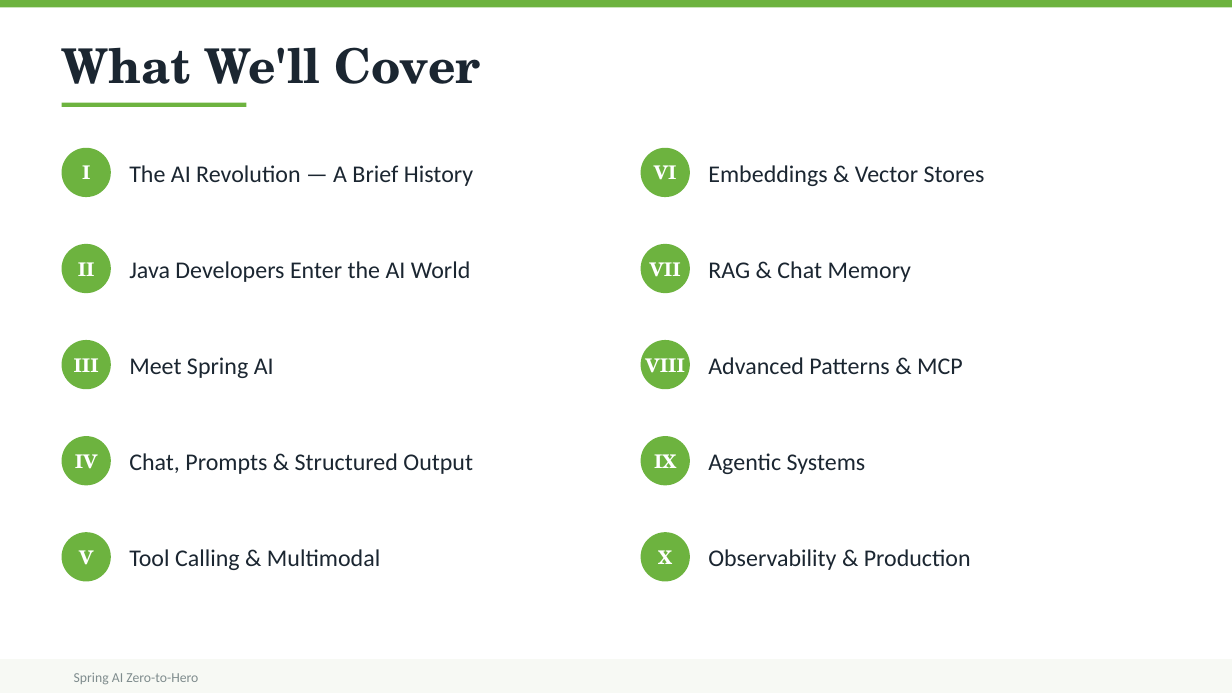
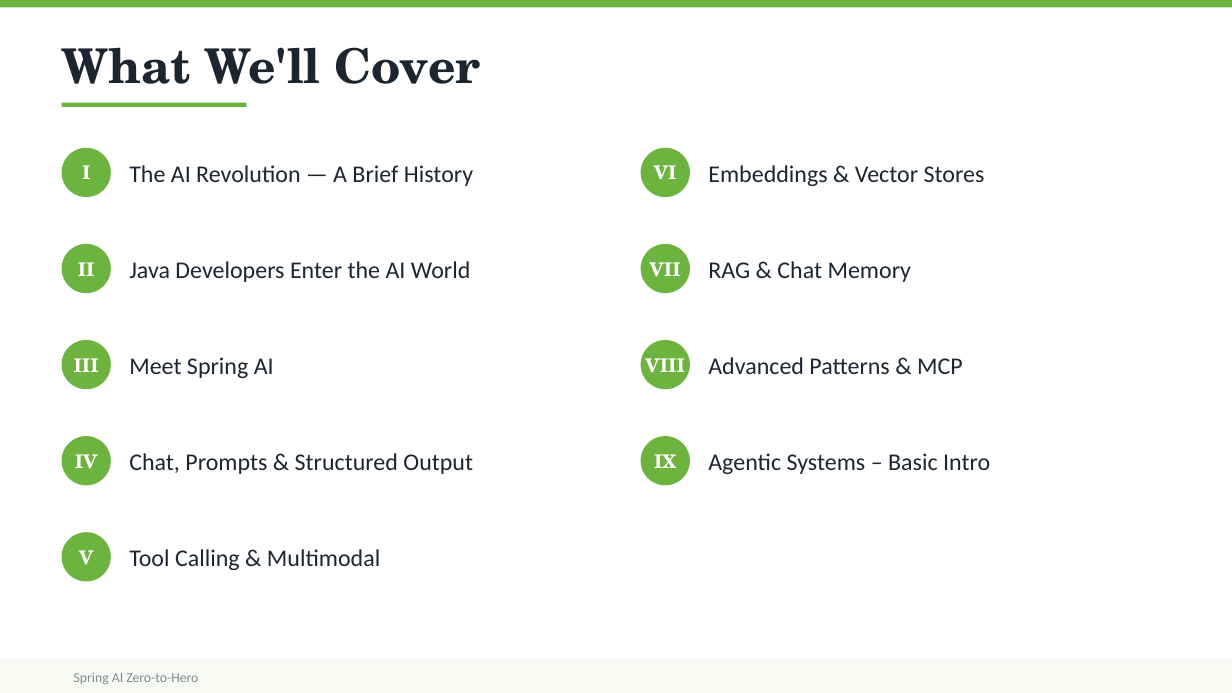
Before and after one commit to dcaron/spring-ai-zero-to-hero2, a slide deck: slide 2 of ai-content/spring-ai-workshop.pptx. Drawn at 1232x693 pixels with LibreOffice and Linux fonts; fonts in the diff are those of the drawing. Boxes give left, top, right and bottom in pixels: in the first picture for what was removed or moved away, otherwise in the second. Text is boxed around its words. In the diff, an @@ line names an element or a change of style, - is before the commit and + after.

```diff
--- a/ai-content/spring-ai-workshop.pptx
+++ b/ai-content/spring-ai-workshop.pptx
@@ text at (x1=708, y1=453, x2=990, y2=474): text changed @@
-Agentic Systems
+Agentic Systems – Basic Intro
@@ ellipse removed at (x1=641, y1=532, x2=690, y2=582) @@
@@ text removed at (x1=658, y1=550, x2=672, y2=564) @@
-X
@@ text removed at (x1=708, y1=549, x2=971, y2=570) @@
-Observability & Production
```
Also in this commit, not shown: 7 other slides changed, 10 slides added, 3 slides removed, 13 other files.
